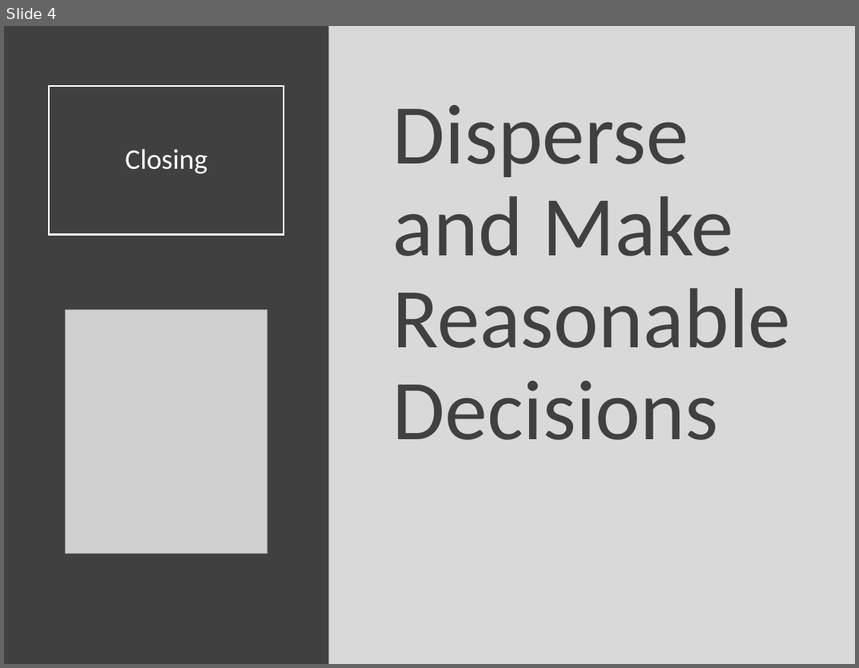
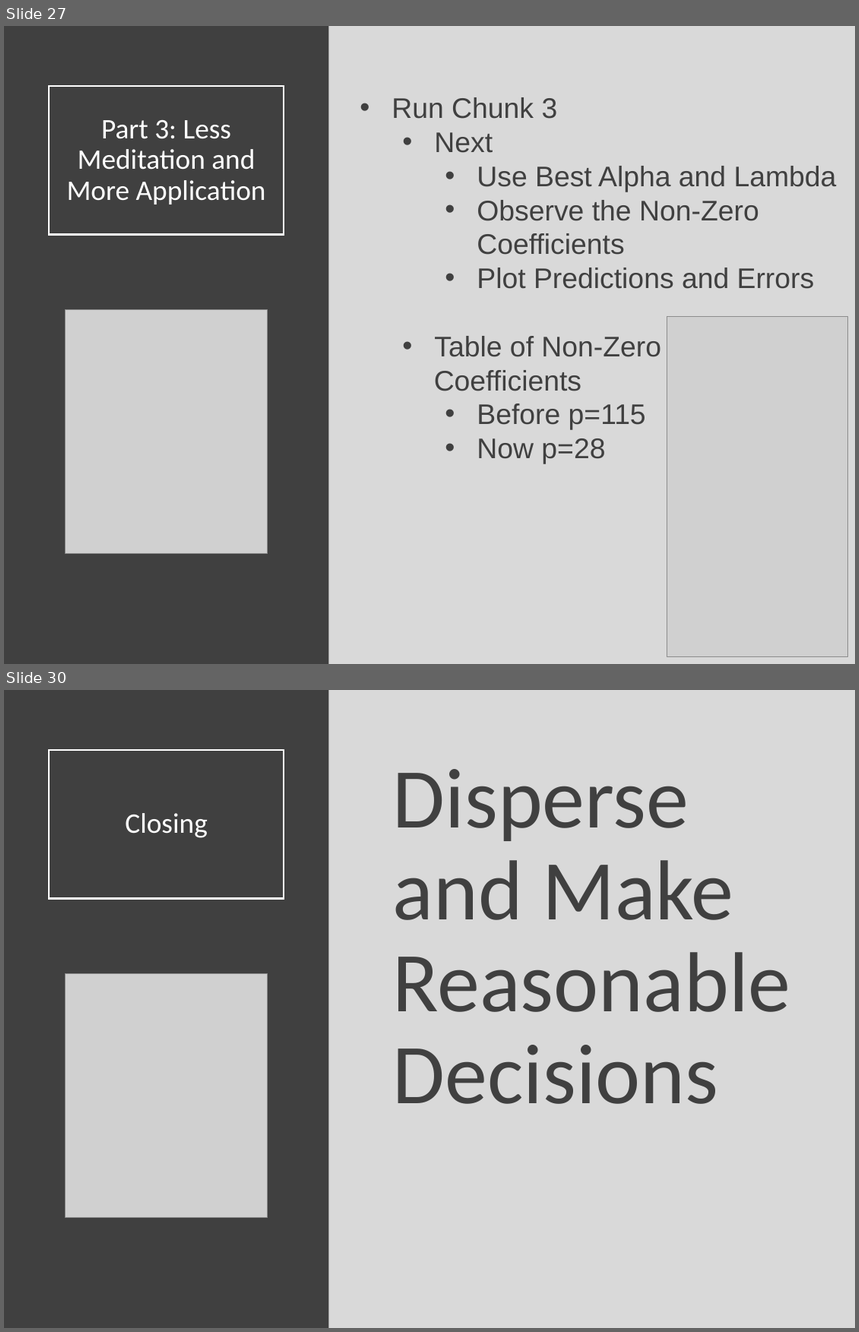
Before and after one commit to Yixf-Self/STOR320_WEBSITE, a slide deck: Lecture/Lecture 31/Lecture 31.pptx. Shown one above the other, each under a label of ours: slide 4 before the commit, slides 27 and 30 after it; the slides between them are not shown. The pictures are 859x668 and 859x1332 pixels, drawn with LibreOffice and Linux fonts; fonts in the diff are those of the drawing; grey boxes stand for pictures. Boxes give left, top, right and bottom in pixels: in the first picture for what was removed or moved away, otherwise in the second. Text is boxed around its words. In the diff, an @@ line names an element or a change of style, - is before the commit and + after.

```diff
--- a/Lecture/Lecture 31/Lecture 31.pptx
+++ b/Lecture/Lecture 31/Lecture 31.pptx
@@ slide 27 added at (x1=4, y1=26, x2=855, y2=664), background #D9D9D9 @@
@@ rectangle added at (x1=4, y1=26, x2=329, y2=664), fill #404040 @@
@@ title added at (x1=49, y1=85, x2=284, y2=234), outline #FFFFFF 1.5 pt, 24 pt, text #FFFFFF @@
+Part 3: Less Meditation and More Application
@@ text added at (x1=392, y1=97, x2=837, y2=465), 24 pt, text #404040 @@
+• Run Chunk 3
+  • Next
+    • Use Best Alpha and Lambda
+    • Observe the Non-Zero Coefficients
+    • Plot Predictions and Errors
+  • Table of Non-Zero
+  Coefficients
+    • Before p=115
+    • Now p=28
@@ picture added at (x1=66, y1=309, x2=267, y2=553) @@
@@ picture added at (x1=667, y1=316, x2=848, y2=657) @@
@@ what was slide 4 is now slide 30 @@
```
Also in this commit, not shown: 28 other slides added, 3 slides removed, 7 other files.
